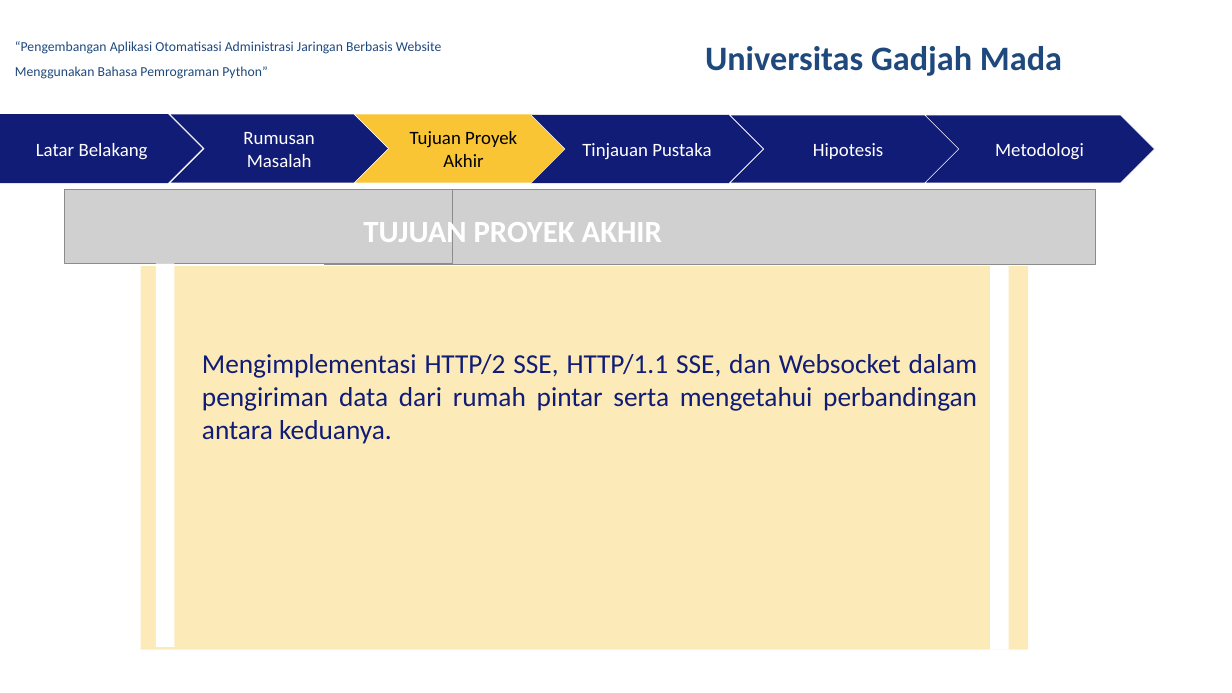
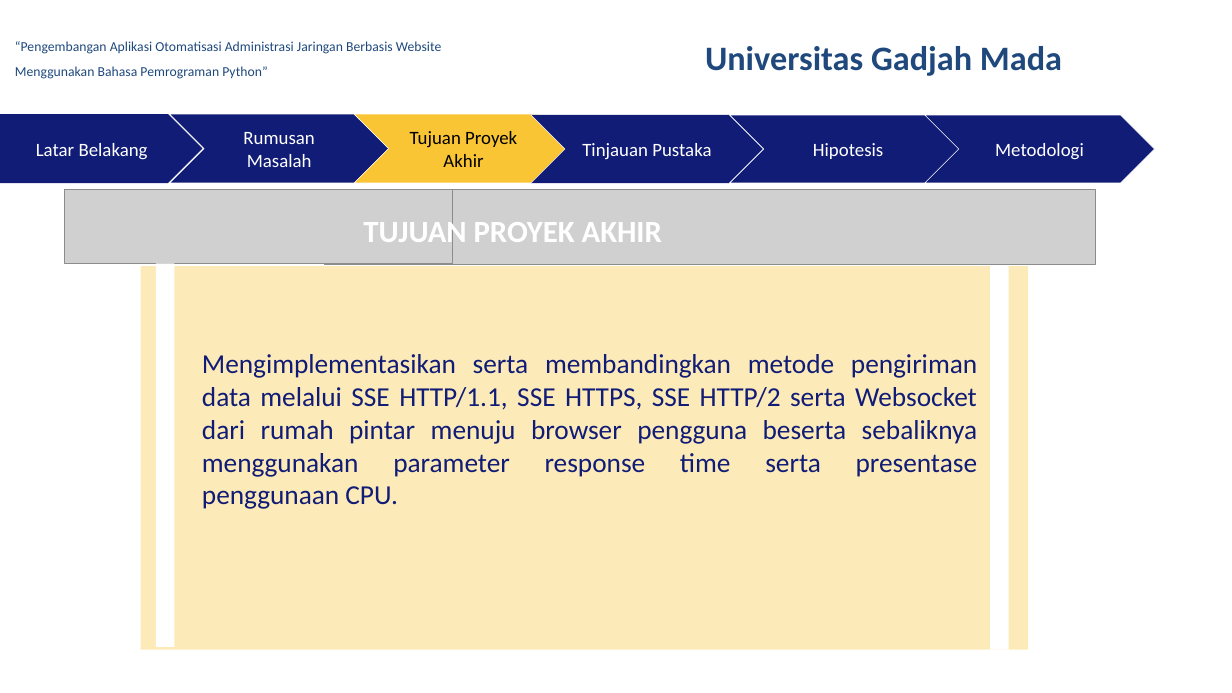
Before and after one commit to rusminto/ws_sse, a slide deck: slide 18 of berkas/ppt muham.pptx (slide 7 before the commit). Drawn at 1232x693 pixels with LibreOffice and Linux fonts; fonts in the diff are those of the drawing; grey boxes stand for pictures; background and template pictures are left out. Boxes give left, top, right and bottom in pixels: in the first picture for what was removed or moved away, otherwise in the second. Text is boxed around its words. In the diff, an @@ line names an element or a change of style, - is before the commit and + after.

```diff
--- a/berkas/ppt muham.pptx
+++ b/berkas/ppt muham.pptx
@@ text in rectangle at box(202, 354, 978, 509): text changed @@
-Mengimplementasi HTTP/2 SSE, HTTP/1.1 SSE, dan Websocket dalam pengiriman data dari rumah pintar serta mengetahui perbandingan antara keduanya.
+Mengimplementasikan serta membandingkan metode pengiriman data melalui SSE HTTP/1.1, SSE HTTPS, SSE HTTP/2 serta Websocket dari rumah pintar menuju browser pengguna beserta sebaliknya menggunakan parameter response time serta presentase penggunaan CPU.
```
Also in this commit, not shown: 8 other slides changed, 4 other files.
